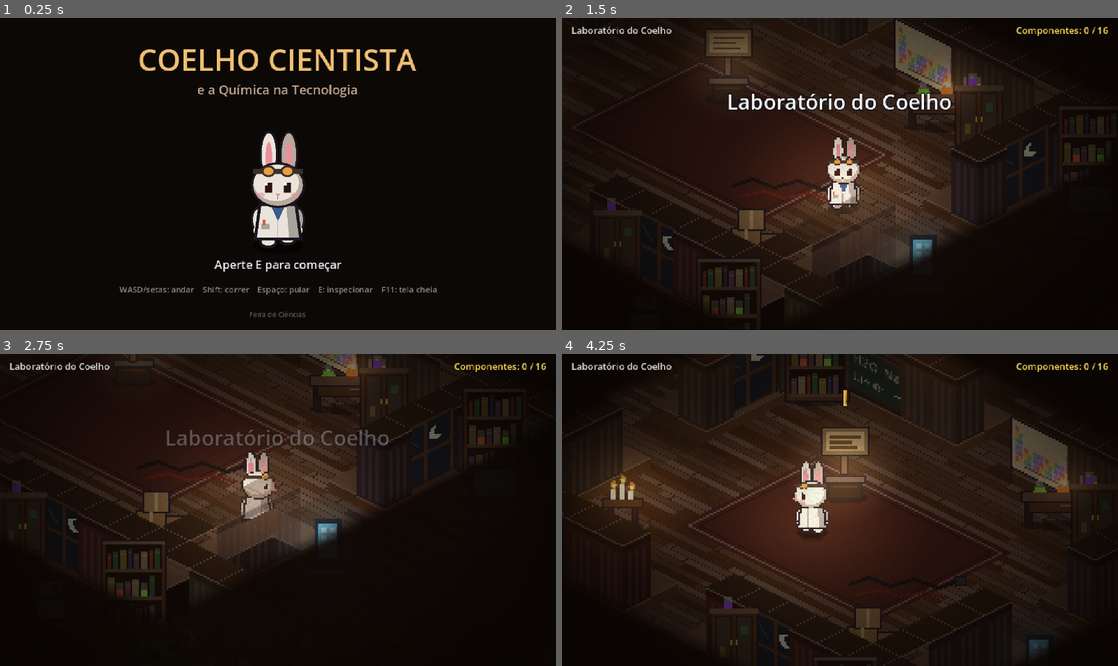
Above: before the commit, frames 1-4 (two rows, left to right).
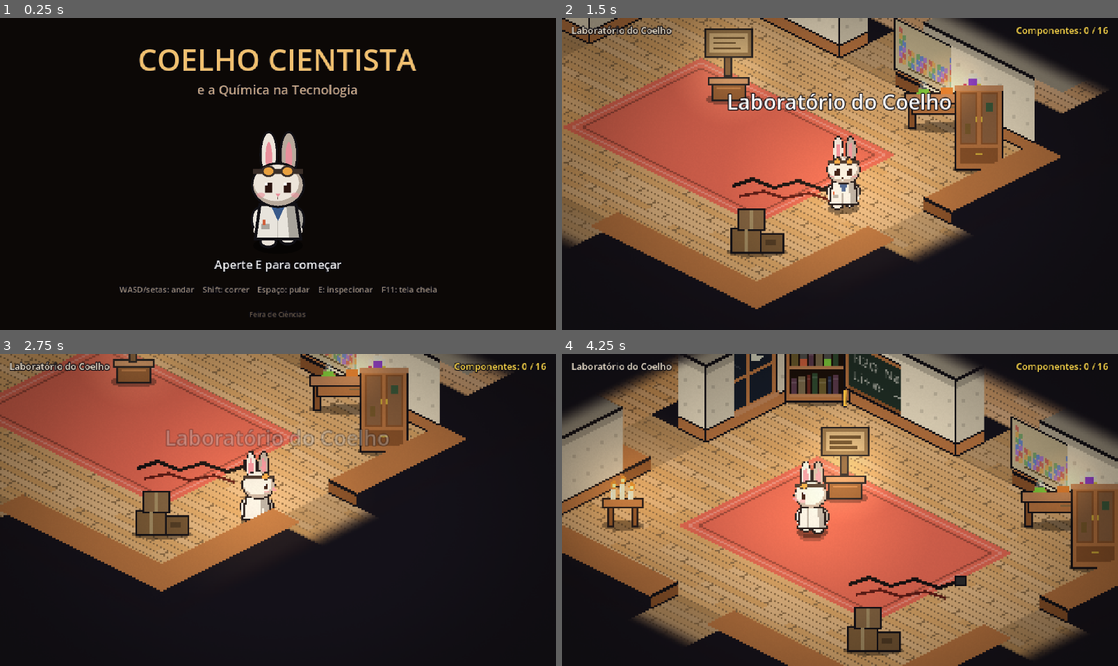
Above: after the commit, the same moments.

Repository: mgprimeatrain/sereia-verdinha
Game: Godot game, scene res://main.tscn
Same seed, same stepped clock (60 frames per second), same inputs: the game is played once before the commit and once after it.
Inputs:
- Up to frame 1 (0.25 s): no input
- Up to frame 2 (1.5 s): tap E (interagir) at 0.5, 1.35 s; hold D (direita) 0.53-1.28 s; hold Shift (correr) 0.53-1.28 s; tap Space (pular) at 0.77 s; hold S (baixo) from 1.28 s (still down)
- Up to frame 3 (2.75 s): tap Space (pular) at 1.52 s; release S (baixo) at 2.03 s; hold D (direita) from 2.03 s (still down); tap Enter at 2.1 s
- Up to frame 4 (4.25 s): release D (direita) at 2.78 s; hold W (cima) 2.78-3.53 s; tap Keypad Enter at 2.85 s; tap Space (pular) at 3.02, 3.77 s; hold A (esquerda) from 3.53 s (still down); hold Shift (correr) from 3.53 s (still down)

The runs differ from the first frame. In frame 2, 62% of the frame differs, in the area x 0-99%, y 0-95%; in frame 3, 47%; in frame 4, 78%, in the area x 0-100%, y 0-100%.

Commit message:
Cenário claro e colorido com contorno preto, combinando com o coelho
- Cores claras por sala, madeira clara, tapetes coloridos
- Contorno preto nas paredes e móveis
- Sem escuridão dentro da sala
- Paredes, móveis e objetos das outras salas ficam escondidos

Co-Authored-By: Claude Opus 5.5 <noreply@anthropic.com>
Claude-Session: https://claude.ai/code/session_015bSENdJaF3JsvtFufaw19b

Diff:
--- a/jogo-feira/scripts/dados.gd
+++ b/jogo-feira/scripts/dados.gd
@@ -17,27 +17,27 @@
 const SALAS := {
 	"laboratorio": {
 		"nome": "Laboratório do Coelho", "area": Rect2i(14, 14, 12, 10),
-		"papel": Color("3a2a1e"), "madeira": Color("4a3020"), "tapete": Color("3a1a14"),
+		"papel": Color("efe2c4"), "madeira": Color("d9a86c"), "tapete": Color("e0664f"),
 	},
 	"energia": {
 		"nome": "Sala da Energia", "area": Rect2i(2, 14, 10, 10),
-		"papel": Color("3d2c18"), "madeira": Color("4a3220"), "tapete": Color("33280f"),
+		"papel": Color("f6dc8a"), "madeira": Color("d29a5c"), "tapete": Color("f0a830"),
 	},
 	"telas": {
 		"nome": "Sala das Telas", "area": Rect2i(28, 14, 10, 10),
-		"papel": Color("2e2024"), "madeira": Color("402a20"), "tapete": Color("2c1622"),
+		"papel": Color("dccff0"), "madeira": Color("c99a70"), "tapete": Color("9c6fd6"),
 	},
 	"processamento": {
 		"nome": "Sala do Processamento", "area": Rect2i(15, 2, 10, 10),
-		"papel": Color("2a2a1c"), "madeira": Color("3e2c1e"), "tapete": Color("1c2416"),
+		"papel": Color("c6ecd6"), "madeira": Color("cfa070"), "tapete": Color("4fbf7f"),
 	},
 	"museu": {
 		"nome": "Museu da Tecnologia", "area": Rect2i(12, 26, 16, 8),
-		"papel": Color("3a1a16"), "madeira": Color("4a2e1c"), "tapete": Color("3c1612"),
+		"papel": Color("f0c6b4"), "madeira": Color("c08a58"), "tapete": Color("c8463c"),
 	},
 	"lixo": {
 		"nome": "Ferro-Velho Eletrônico", "area": Rect2i(29, 26, 10, 8),
-		"papel": Color("2c2a1a"), "madeira": Color("3a3020"), "tapete": Color(0, 0, 0, 0),
+		"papel": Color("d6d2c4"), "madeira": Color("b8a890"), "tapete": Color(0, 0, 0, 0),
 	},
 }
 
--- a/jogo-feira/scripts/desenhos.gd
+++ b/jogo-feira/scripts/desenhos.gd
@@ -4,7 +4,7 @@
 ## Quando vocês tiverem a pixel art, basta colocar os PNGs na pasta arte/
 ## que o jogo usa as imagens no lugar destes desenhos.
 
-const CONTORNO := Color("1a1620")
+const CONTORNO := Color("111015")
 const DOURADO := Color("d4af37")
 const PRATA := Color("c0c4cc")
 
@@ -355,8 +355,8 @@
 
 # ---------------------------------------------------------------- móveis
 
-const MADEIRA := Color("4a2e1a")
-const MADEIRA_ESCURA := Color("2e1c10")
+const MADEIRA := Color("b8743e")
+const MADEIRA_ESCURA := Color("8a5228")
 
 
 static func largura_movel(tipo: String) -> float:
--- a/jogo-feira/scripts/escuridao.gd
+++ b/jogo-feira/scripts/escuridao.gd
@@ -1,6 +1,6 @@
 class_name Escuridao
 extends Node2D
-## Deixa o ambiente na meia-luz, com luz quente em volta do coelho e das velas.
+## Escurece só um pouquinho os cantos e deixa as outras salas apagadas.
 ## A luz é suave, com um pontilhado de pixel art na borda.
 
 const SHADER := """
@@ -9,8 +9,8 @@
 uniform float raio_jogador = 110.0;
 uniform vec4 luzes[64];
 uniform int total_luzes = 0;
-uniform float escuridao = 0.5;
-uniform vec3 tom : source_color = vec3(0.06, 0.03, 0.02);
+uniform float escuridao = 0.12;
+uniform vec3 tom : source_color = vec3(0.1, 0.06, 0.08);
 uniform vec4 sala = vec4(-99999.0, -99999.0, 99999.0, 99999.0);
 varying vec2 pos;
 void vertex() { pos = VERTEX; }
@@ -35,7 +35,7 @@
 	// pontilhado de pixel art na transição entre luz e sombra
 	luz = clamp(luz + (pontilhado(p) - 0.5) * 0.08, 0.0, 1.0);
 	luz = floor(luz * 14.0 + 0.5) / 14.0;
-	COLOR = vec4(tom, mix(escuridao * (1.0 - luz), 0.96, some));
+	COLOR = vec4(mix(tom, vec3(0.08, 0.07, 0.1), some), mix(escuridao * (1.0 - luz), 1.0, some));
 }
 """
 
--- a/jogo-feira/scripts/interface.gd
+++ b/jogo-feira/scripts/interface.gd
@@ -7,13 +7,13 @@
 
 const SHADER_VINHETA := """
 shader_type canvas_item;
-uniform float forca = 0.6;
+uniform float forca = 0.3;
 float ruido(vec2 p) { return fract(sin(dot(p, vec2(12.9898, 78.233))) * 43758.5453); }
 void fragment() {
 	vec2 uv = UV - vec2(0.5);
 	uv.x *= 1.25;
 	float v = smoothstep(0.28, 0.75, length(uv));
-	float grao = ruido(floor(UV * vec2(480.0, 270.0)) + vec2(floor(TIME * 12.0) * 3.1)) * 0.06;
+	float grao = ruido(floor(UV * vec2(480.0, 270.0)) + vec2(floor(TIME * 12.0) * 3.1)) * 0.02;
 	COLOR = vec4(0.02, 0.01, 0.0, v * forca + grao);
 }
 """
--- a/jogo-feira/scripts/main.gd
+++ b/jogo-feira/scripts/main.gd
@@ -36,7 +36,7 @@
 	# O mundo é desenhado em baixa resolução (320x180) e ampliado,
 	# por isso fica com cara de pixel art e a câmera fica bem perto do coelho.
 	# A interface fica nítida por cima.
-	RenderingServer.set_default_clear_color(Color("0e0806"))
+	RenderingServer.set_default_clear_color(Color("14121a"))
 	var tela := SubViewportContainer.new()
 	tela.process_mode = Node.PROCESS_MODE_PAUSABLE
 	tela.scale = Vector2(1.5, 1.5)
@@ -145,8 +145,7 @@
 	var area: Rect2i = Dados.SALAS[id]["area"]
 	var r := Rect2(Vector2(area.position - Vector2i(3, 3)), Vector2(area.size + Vector2i(4, 4)))
 	mapa.escuridao.definir_sala(Rect2(r.position * Mapa.CELULA, r.size * Mapa.CELULA))
-	for objeto in mapa.objetos:
-		objeto.marcador.visible = objeto.sala == id
+	mapa.mostrar_sala(id)
 
 
 func _contar_achados() -> int:
--- a/jogo-feira/scripts/mapa.gd
+++ b/jogo-feira/scripts/mapa.gd
@@ -12,6 +12,7 @@
 var bloqueado := {}  # Vector2i -> true (móveis e objetos)
 var paredes := {}  # Vector2i -> Parede
 var objetos: Array[Inspecionavel] = []
+var por_sala := []  # [nó, sala]: tudo que só aparece quando o coelho está naquela sala
 var escuridao: Escuridao
 var piso: Node2D
 
@@ -60,8 +61,15 @@
 		objeto.sala = chao[item[1]]
 		add_child(objeto)
 		objetos.append(objeto)
+		por_sala.append([objeto, objeto.sala])
 		bloqueado[item[1]] = true
 		escuridao.adicionar_luz(objeto.position + Vector2(0, -16), 45, 0.4)
+
+
+## Mostra só as paredes, móveis e objetos da sala atual.
+func mostrar_sala(id: String) -> void:
+	for item in por_sala:
+		item[0].visible = item[1] == id
 
 
 func eh_chao(c: Vector2i) -> bool:
@@ -107,7 +115,18 @@
 			parede.alta = not (chao.has(c + Vector2i(0, -1)) or chao.has(c + Vector2i(-1, 0)) or chao.has(c + Vector2i(-1, -1)))
 			parede.face_sul = not _eh_parede(c + Vector2i(0, 1))
 			parede.face_leste = not _eh_parede(c + Vector2i(1, 0))
-			parede.papel = Dados.SALAS[_sala_vizinha(c)]["papel"]
+			# a parede pertence à sala para onde ela está virada
+			var lado := [Vector2i(0, 1), Vector2i(1, 0), Vector2i(1, 1)] if parede.alta else [Vector2i(0, -1), Vector2i(-1, 0), Vector2i(-1, -1)]
+			var dona := ""
+			for d in lado:
+				var id: String = chao.get(c + d, "")
+				if id != "":
+					dona = id
+					break
+			if dona == "":
+				dona = _sala_vizinha(c)
+			parede.papel = Dados.SALAS[dona]["papel"]
+			por_sala.append([parede, dona])
 			parede.position = iso(centro(c))
 			add_child(parede)
 			paredes[c] = parede
@@ -137,6 +156,7 @@
 		return
 
 	movel.position = iso(centro(celula))
+	por_sala.append([movel, chao.get(celula, _sala_vizinha(celula))])
 	if tipo == "cabos":
 		movel.z_index = -6
 	else:
--- a/jogo-feira/scripts/parede.gd
+++ b/jogo-feira/scripts/parede.gd
@@ -34,30 +34,39 @@
 	var c := Vector2(0, 8)
 	var d := Vector2(-16, 0)
 	var h := Vector2(0, -(ALTURA if alta else BAIXA))
-	var madeira := Desenhos.MADEIRA
+	var contorno := Desenhos.CONTORNO
 
 	if face_sul:
 		_face(d, c, h, papel)
 	if face_leste:
-		_face(c, b, h, papel.darkened(0.25))
-	var topo := Color("2a1a10") if alta else madeira.lightened(0.1)
+		_face(c, b, h, papel.darkened(0.12))
+	var topo := papel.darkened(0.35) if alta else Desenhos.MADEIRA
 	draw_colored_polygon(PackedVector2Array([a + h, b + h, c + h, d + h]), topo)
-	draw_polyline(PackedVector2Array([d + h, c + h, b + h]), madeira.lightened(0.2), 1.0)
+	# contorno preto grosso, como o do coelho
+	if face_sul:
+		draw_line(d + h, c + h, contorno, 2.0)
+		draw_line(d, c, contorno, 1.0)
+	if face_leste:
+		draw_line(c + h, b + h, contorno, 2.0)
+		draw_line(c, b, contorno, 1.0)
+	if face_sul and face_leste:
+		draw_line(c, c + h, contorno, 1.0)
 
 
 ## Desenha uma face vertical entre os pontos p1 e p2 (na base).
 func _face(p1: Vector2, p2: Vector2, h: Vector2, cor: Color) -> void:
 	draw_colored_polygon(PackedVector2Array([p1, p2, p2 + h, p1 + h]), cor)
 	if not alta:
-		draw_colored_polygon(PackedVector2Array([p1, p2, p2 + h, p1 + h]), Desenhos.MADEIRA.darkened(0.1))
+		draw_colored_polygon(PackedVector2Array([p1, p2, p2 + h, p1 + h]), Desenhos.MADEIRA_ESCURA)
 		return
-	# listras do papel de parede
-	for t in [0.25, 0.5, 0.75]:
-		var p := p1.lerp(p2, t)
-		draw_line(p + Vector2(0, -8), p + h + Vector2(0, 6), cor.lightened(0.07), 2.0)
-	# rodapé de madeira e moldura em cima
-	var rodape := Vector2(0, -6)
+	# bolinhas do papel de parede
+	for t in [0.25, 0.75]:
+		for alt in [16.0, 30.0]:
+			var p := p1.lerp(p2, t) + Vector2(0, -alt)
+			draw_rect(Rect2(p - Vector2(1, 1), Vector2(2, 2)), cor.darkened(0.12))
+	# rodapé de madeira e faixa em cima
+	var rodape := Vector2(0, -7)
 	draw_colored_polygon(PackedVector2Array([p1, p2, p2 + rodape, p1 + rodape]), Desenhos.MADEIRA)
-	draw_line(p1 + rodape, p2 + rodape, Desenhos.MADEIRA.lightened(0.2))
-	var moldura := Vector2(0, 4)
-	draw_colored_polygon(PackedVector2Array([p1 + h, p2 + h, p2 + h + moldura, p1 + h + moldura]), cor.darkened(0.35))
+	draw_line(p1 + rodape, p2 + rodape, Desenhos.CONTORNO, 1.0)
+	var faixa := Vector2(0, 5)
+	draw_colored_polygon(PackedVector2Array([p1 + h, p2 + h, p2 + h + faixa, p1 + h + faixa]), cor.darkened(0.2))
